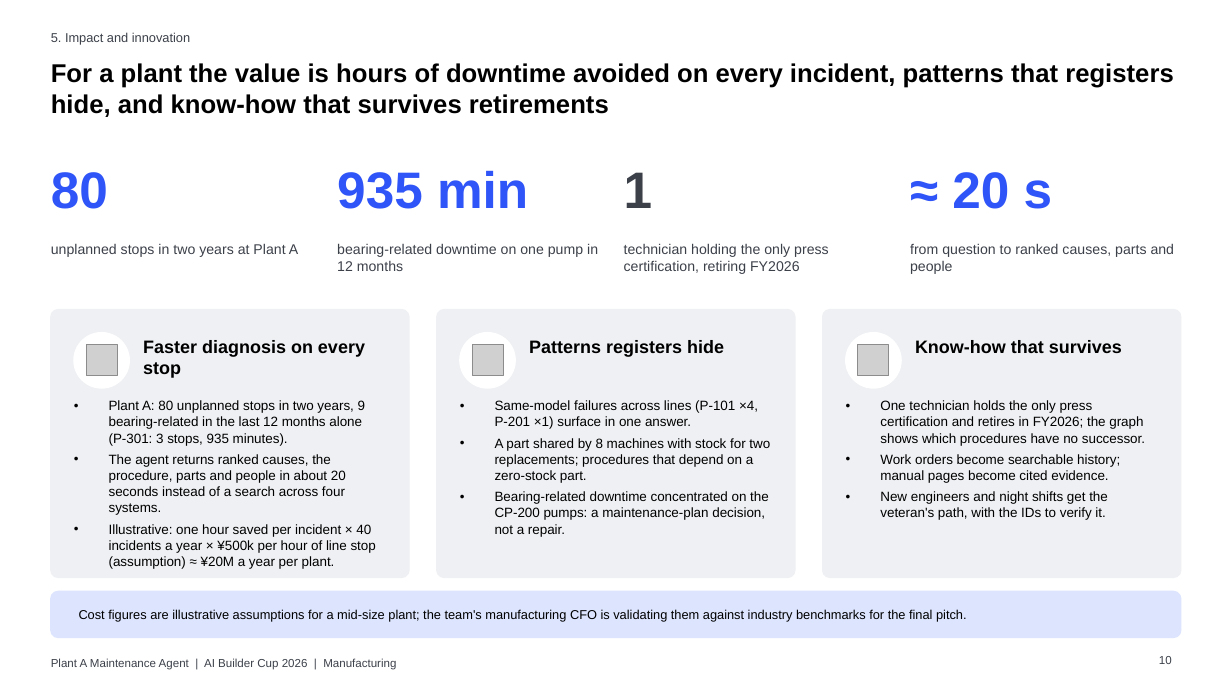
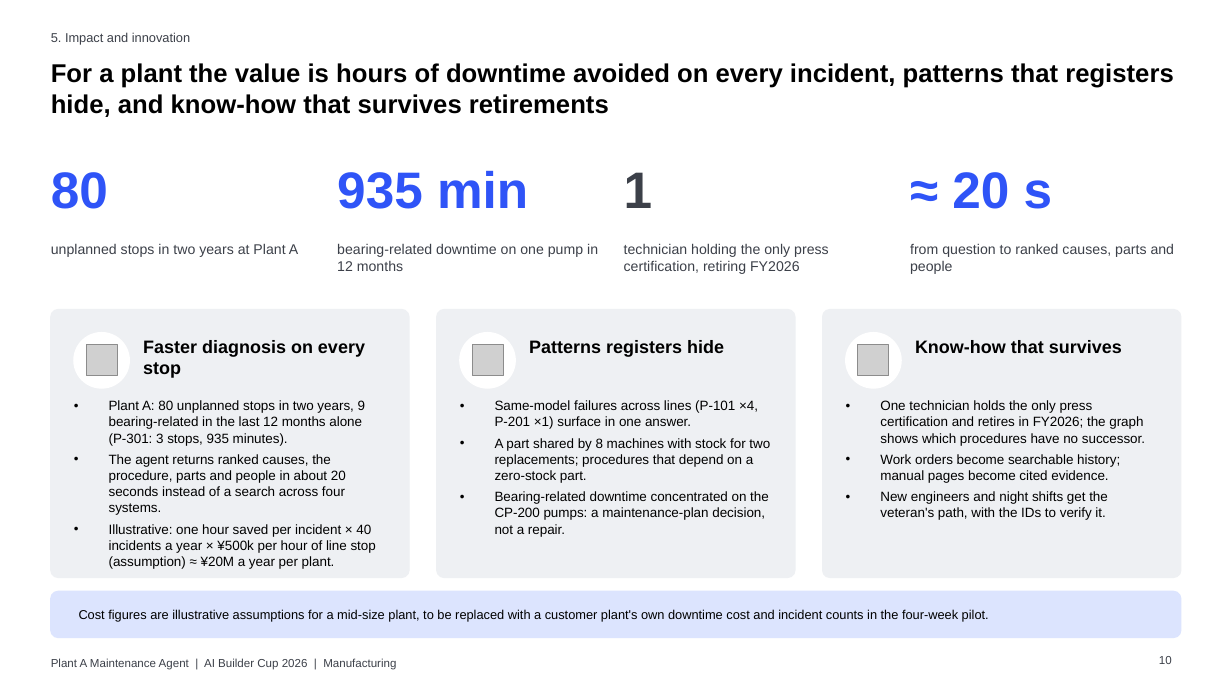
Before and after one commit to kurorooooo/kg-maintenance-agent, a slide deck: slide 10 of docs/pitch_deck.pptx. Drawn at 1232x693 pixels with LibreOffice and Linux fonts; fonts in the diff are those of the drawing; grey boxes stand for pictures. Boxes give left, top, right and bottom in pixels: in the first picture for what was removed or moved away, otherwise in the second. Text is boxed around its words. In the diff, an @@ line names an element or a change of style, - is before the commit and + after.

```diff
--- a/docs/pitch_deck.pptx
+++ b/docs/pitch_deck.pptx
@@ text at (79,609,989,622): text changed @@
-Cost figures are illustrative assumptions for a mid-size plant; the team's manufacturing CFO is validating them against industry benchmarks for the final pitch.
+Cost figures are illustrative assumptions for a mid-size plant, to be replaced with a customer plant's own downtime cost and incident counts in the four-week pilot.
```
Also in this commit, not shown: 3 other slides changed, 13 other files.
